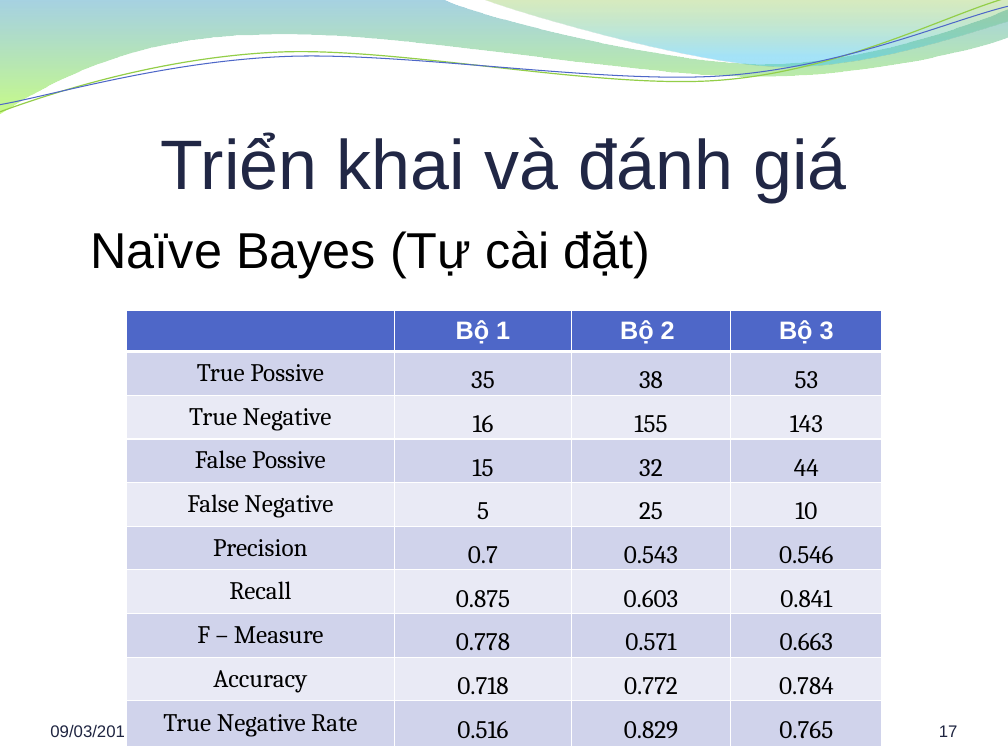
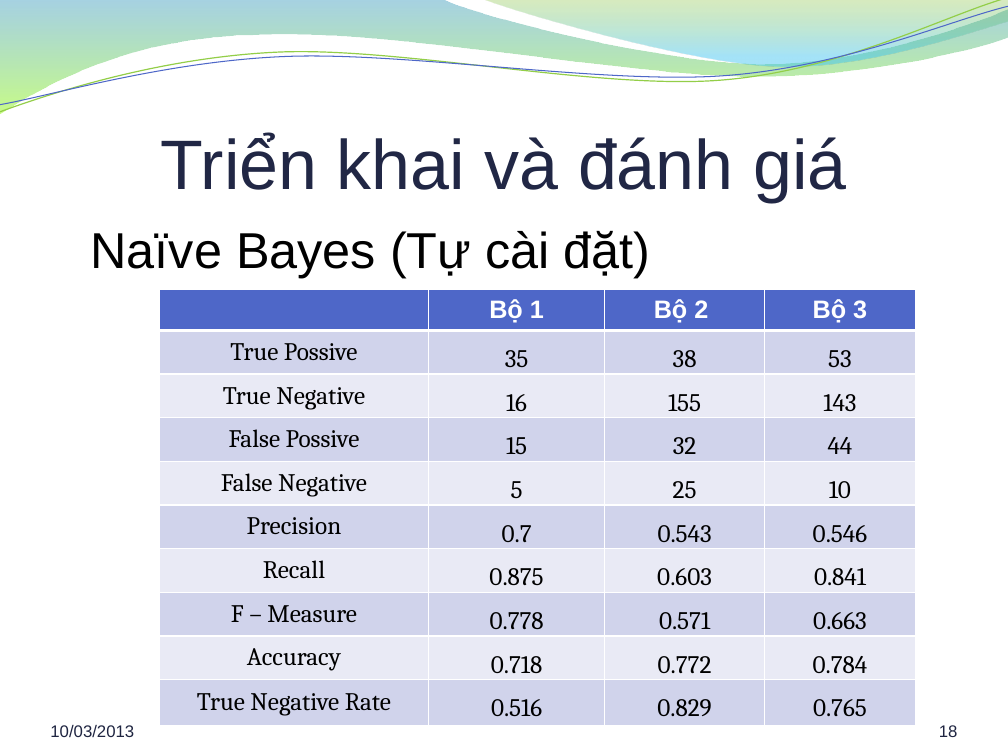
Before and after one commit to hung94it/benhvien, a slide deck: slide 18 of Diabetes/Documents/Report/Bao cao khoa luan.pptx (slide 17 before the commit). Drawn at 1008x756 pixels with LibreOffice and Linux fonts; fonts in the diff are those of the drawing; background and template pictures are left out. Boxes give left, top, right and bottom in pixels: in the first picture for what was removed or moved away, otherwise in the second. Text is boxed around its words. In the diff, an @@ line names an element or a change of style, - is before the commit and + after.

```diff
--- a/Diabetes/Documents/Report/Bao cao khoa luan.pptx
+++ b/Diabetes/Documents/Report/Bao cao khoa luan.pptx
@@ table: place and size @@
-table at bbox=[126, 310, 882, 742]
+table at bbox=[159, 289, 915, 739]
@@ text at bbox=[50, 725, 134, 737]: text changed @@
-09/03/2013
+10/03/2013
@@ page number at bbox=[939, 725, 958, 737]: text changed @@
-17
+18
```
Also in this commit, not shown: 24 other slides changed, 2 slides added, 1 slide removed, 1 other file.
